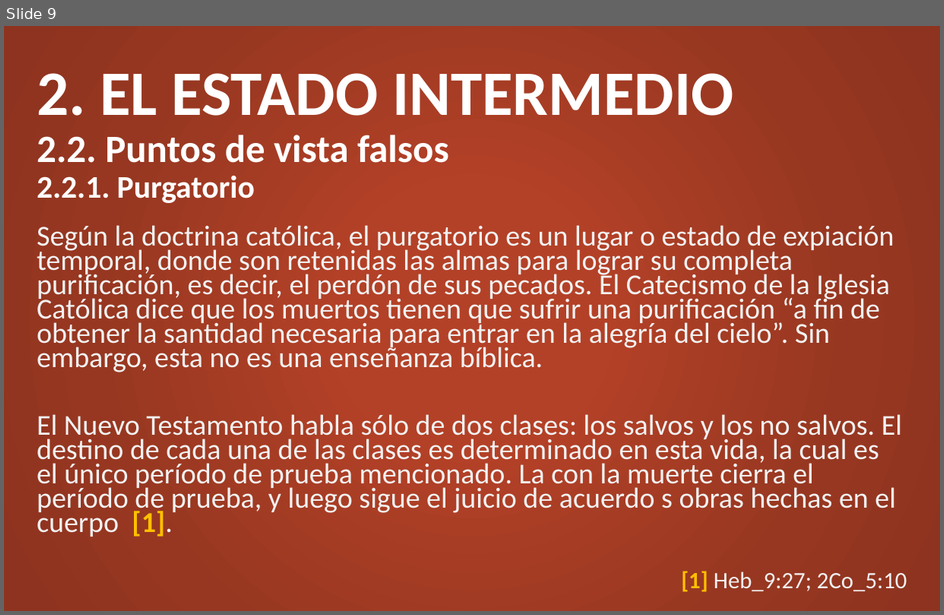
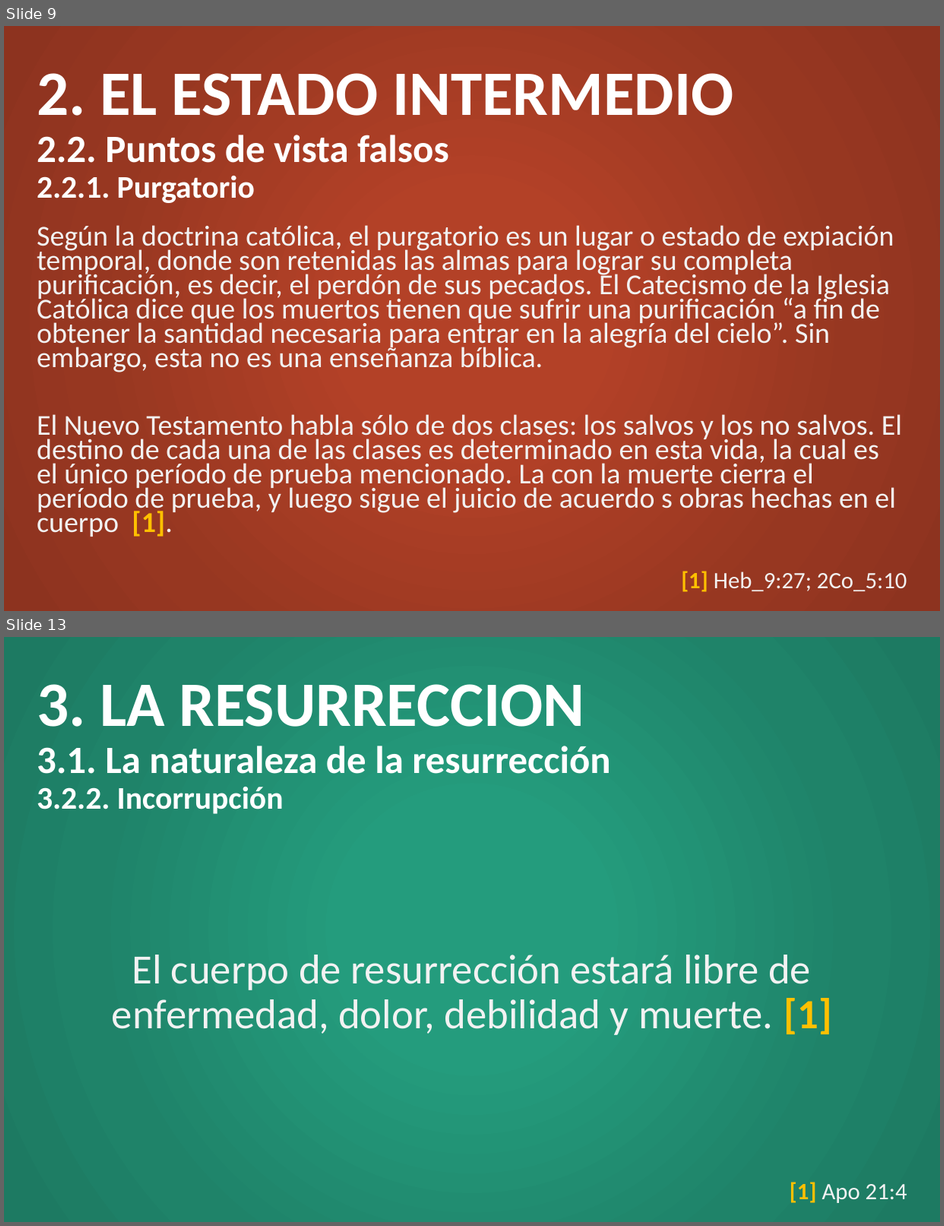
Before and after one commit to CreyTuning/documents, a slide deck: slideshow/Teologia Sistematica y Biblica - Myer Pearlman/Clases/10. Acontecimientos finales.pptx. Shown one above the other, each under a label of ours: slide 9 before the commit, slides 9 and 13 after it; the slides between them are not shown. The pictures are 944x615 and 944x1226 pixels, drawn with LibreOffice and Linux fonts; fonts in the diff are those of the drawing. Boxes give left, top, right and bottom in pixels: in the first picture for what was removed or moved away, otherwise in the second. Text is boxed around its words. In the diff, an @@ line names an element or a change of style, - is before the commit and + after.

```diff
--- a/slideshow/Teologia Sistematica y Biblica - Myer Pearlman/Clases/10. Acontecimientos finales.pptx
+++ b/slideshow/Teologia Sistematica y Biblica - Myer Pearlman/Clases/10. Acontecimientos finales.pptx
@@ slide 13 added at (4, 637, 940, 1222), background gradient #249C7D to #1F8369 to #1D7A62 @@
@@ title added at (37, 684, 610, 814), 29.7 pt, text #FFFFFF, bold @@
+3. LA RESURRECCION
+3.1. La naturaleza de la resurrección
+3.2.2. Incorrupción
@@ text added at (112, 955, 832, 1035), 32 pt, text #F2F2F2 @@
+El cuerpo de resurrección estará libre de enfermedad, dolor, debilidad y muerte. [1]
@@ text added at (790, 1182, 908, 1203), 18 pt, text #F2F2F2 @@
+[1] Apo 21:4
```
Also in this commit, not shown: 2 slides changed, 2 other slides added, 2 other files.
